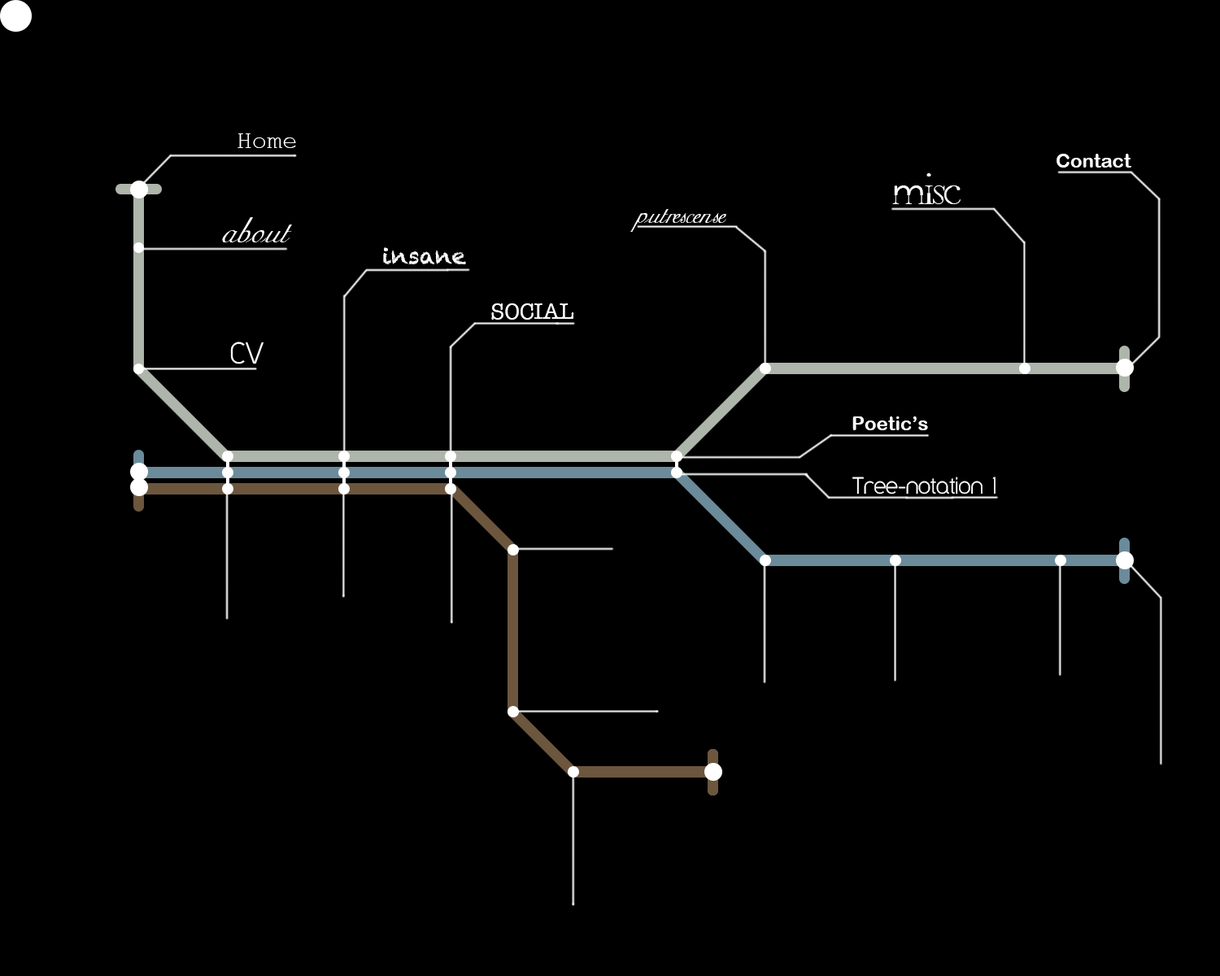
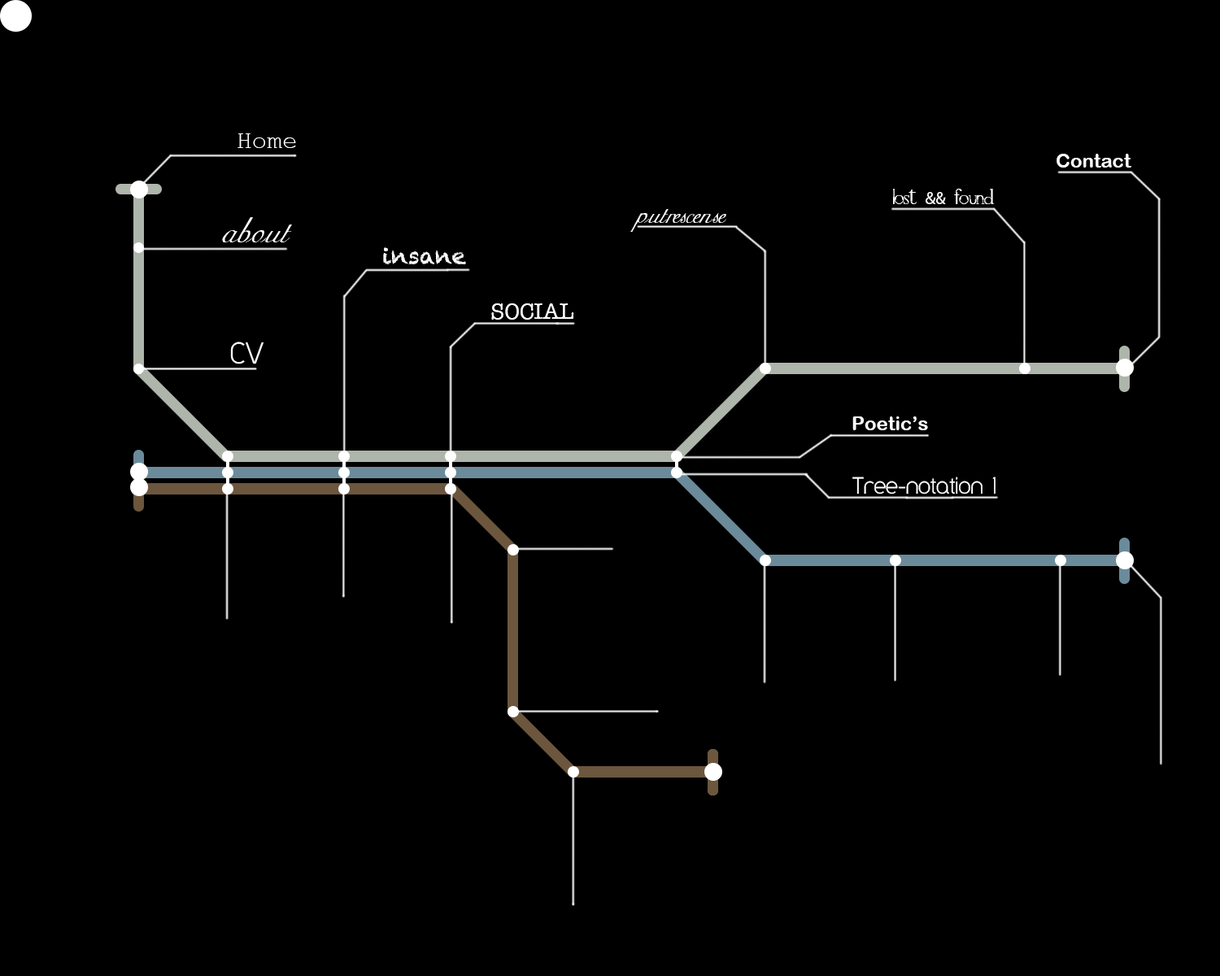
Layer changes from the first w=1220, h=976 image to the second:
renamed "misc" to "lost && found", painted on it over [892,173,995,205]
